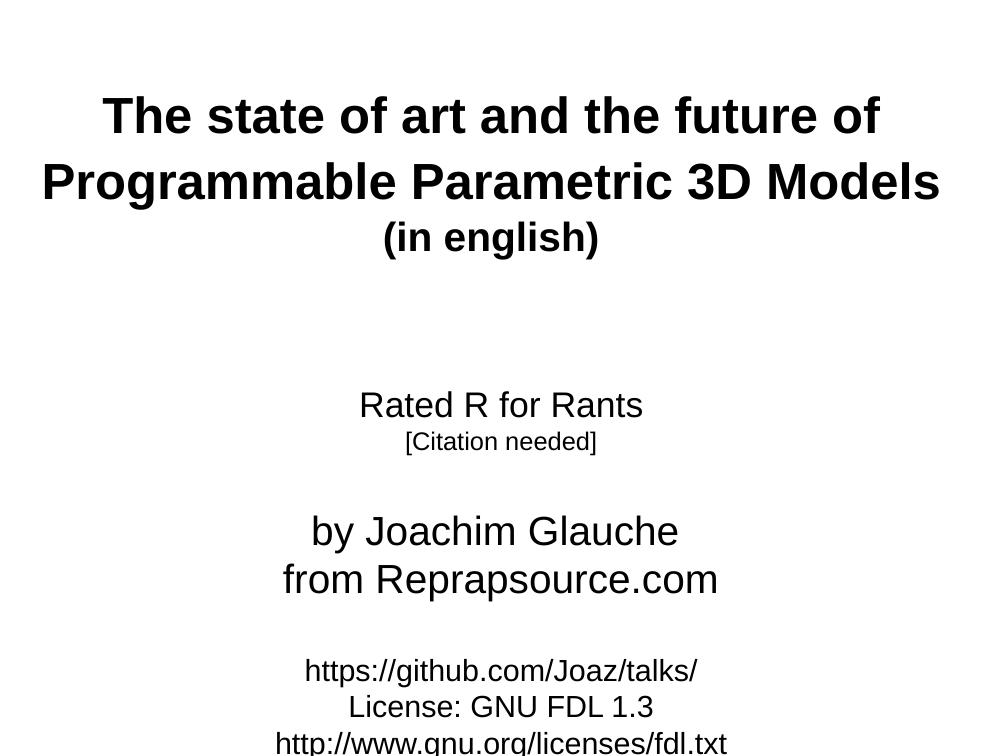
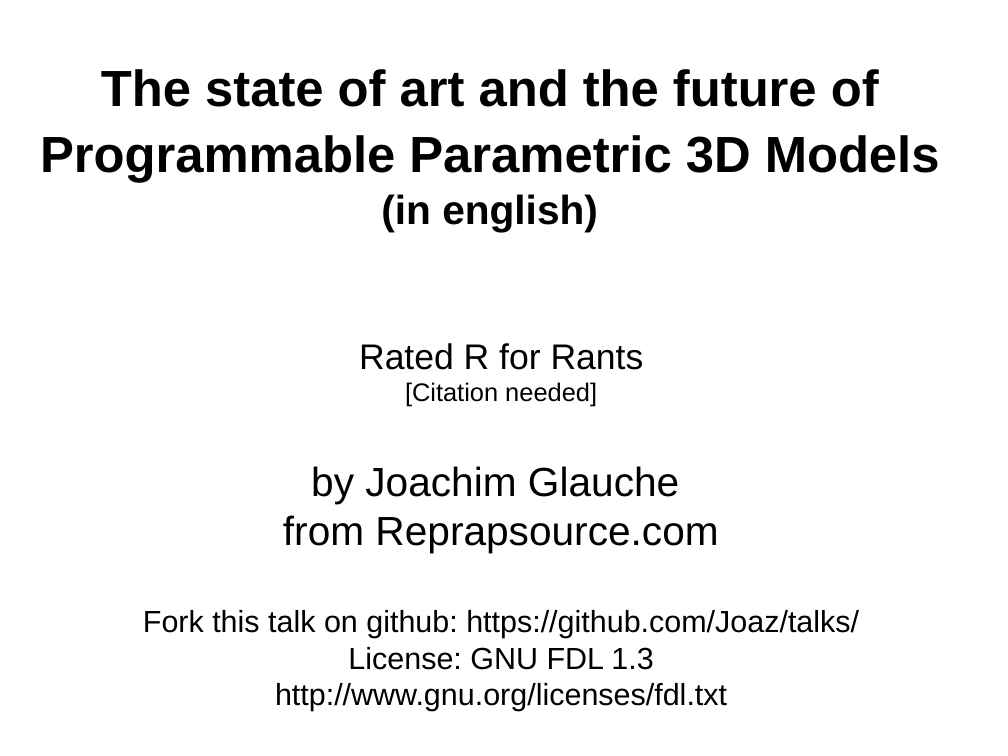
Before and after one commit to Joaz/talks, a slide deck: slide 1 of parametric_programmable_3d_models.odp. Drawn at 1008x756 pixels with LibreOffice and Linux fonts; fonts in the diff are those of the drawing. Boxes give left, top, right and bottom in pixels: in the first picture for what was removed or moved away, otherwise in the second. Text is boxed around its words. In the diff, an @@ line names an element or a change of style, - is before the commit and + after.

```diff
--- a/parametric_programmable_3d_models.odp
+++ b/parametric_programmable_3d_models.odp
@@ title "The state of art and ...": place and size @@
-title "The state of art and ..." at [42, 96, 941, 258]
+title "The state of art and ..." at [40, 69, 940, 232]
@@ text at [143, 610, 859, 638]: text changed @@
-https://github.com/Joaz/talks/
+Fork this talk on github: https://github.com/Joaz/talks/
```
Also in this commit, not shown: 8 other slides changed, 6 slides added, 13 slides removed.
